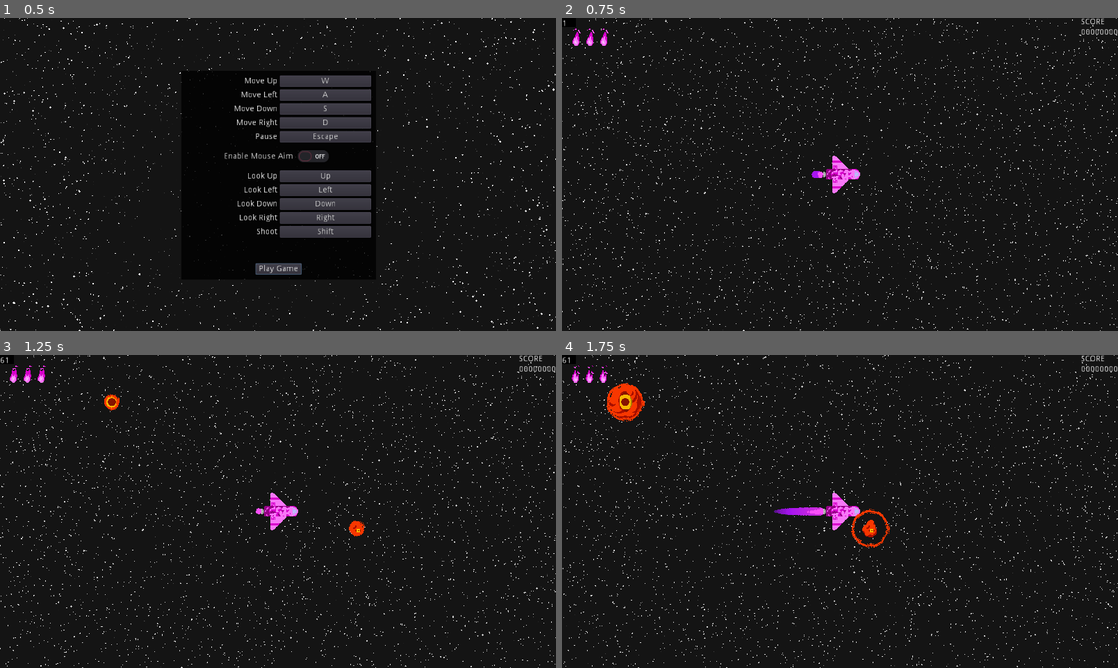
Above: before the commit, frames 1-4 (two rows, left to right).
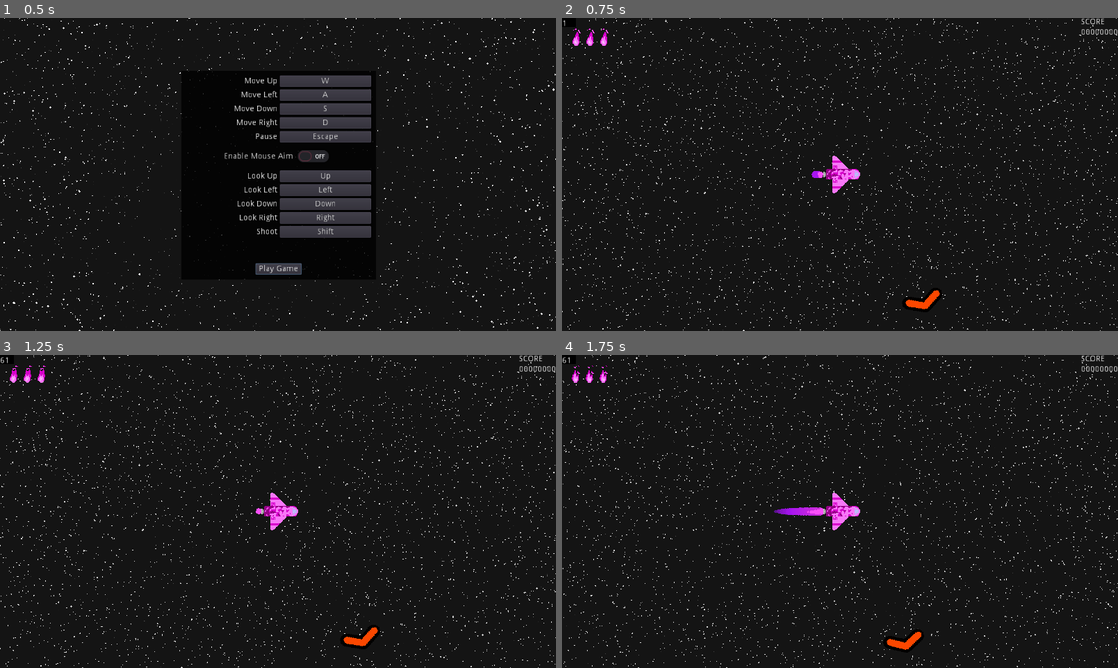
Above: after the commit, the same moments.

Repository: Jellonator/04-Space-Shooter
Game: Godot game, scene res://Gui/StartScreen.tscn
Two runs of this game, one before a commit and one after it. Both use one fixed random seed, a clock stepped at 60 frames per second and the inputs below.
Inputs (mouse positions are in pixels of both pictures, inside the frame that each line leads up to):
- Up to frame 1 (0.5 s): no input
- Up to frame 2 (0.75 s): click "Play Game" at 0.5 s
- Up to frame 3 (1.25 s): no input
- Up to frame 4 (1.75 s): tap Enter at 1.25 s; move the mouse to (962, 495) at 1.27 s; press the mouse at (962, 495) at 1.28 s; hold D (move_right) from 1.28 s (still down)

Frame 1 is identical in both runs. In frame 2, 0.2% of the frame differs, in the area x 61-68%, y 86-94%; in frame 3, 0.4%; in frame 4, 1.0%, in the area x 8-65%, y 8-95%.

Commit message:
Added pause/unpause sounds

Diff:
--- a/Object/Enemy/EnemyBase.gd
+++ b/Object/Enemy/EnemyBase.gd
@@ -15,7 +15,16 @@
 var death_timer := 1.0
 var smat: ShaderMaterial
 var velocity := Vector2(0, 0)
-var paused := false
+var paused := false setget set_paused, get_paused
+
+func get_paused() -> bool:
+	return paused
+
+func set_paused(value: bool):
+	paused = value
+	for c in get_children():
+		if c is CollisionShape or c is CollisionPolygon2D:
+			c.disabled = value
 
 signal killed();
 
@@ -72,8 +81,9 @@
 		velocity = move_and_slide(velocity)
 		for i in range(get_slide_count()):
 			var col := get_slide_collision(i)
-			if col.collider.has_method("do_damage"):
-				col.collider.do_damage(1, col.normal * -300)
+			if not col.collider.is_in_group("enemy"):
+				if col.collider.has_method("do_damage"):
+					col.collider.do_damage(1, col.normal * -300)
 		if velocity.length() > 1e-4:
 			velocity += -drag * velocity * velocity * delta * velocity.normalized()
 		else:
--- a/Object/Enemy/EnemySpawner.gd
+++ b/Object/Enemy/EnemySpawner.gd
@@ -7,6 +7,9 @@
 
 onready var node_sprite := $Sprite
 onready var mat_sprite := node_sprite.material as ShaderMaterial
+
+func is_paused():
+	return false
 
 func _ready():
 	node = scene.instance()
--- a/Object/Enemy/EnemySpawner.tscn
+++ b/Object/Enemy/EnemySpawner.tscn
@@ -10,7 +10,9 @@
 [sub_resource type="ViewportTexture" id=1]
 viewport_path = NodePath("Viewport")
 
-[node name="Spawner" type="Node2D"]
+[node name="Spawner" type="Node2D" groups=[
+"enemy",
+]]
 script = ExtResource( 1 )
 
 [node name="Viewport" type="Viewport" parent="."]
--- a/Object/Enemy/EyeEnemy.gd
+++ b/Object/Enemy/EyeEnemy.gd
@@ -16,7 +16,7 @@
 var shoot_time := 0.0
 
 func _ready():
-	shoot_time = rand_range(0.8, 1.2)
+	shoot_time = rand_range(0.5, 1.0)
 
 func _physics_process(delta):
 	if is_paused():
--- a/Object/Enemy/EyeEnemy.tscn
+++ b/Object/Enemy/EyeEnemy.tscn
@@ -19,6 +19,7 @@
 "enemy",
 ]]
 collision_layer = 4
+collision_mask = 5
 script = ExtResource( 2 )
 sprites = [ NodePath("Base"), NodePath("Base/Socket"), NodePath("Base/Socket/Eye") ]
 
--- a/Object/Enemy/SmallBoys/SmallBoy.tscn
+++ b/Object/Enemy/SmallBoys/SmallBoy.tscn
@@ -5,6 +5,7 @@
 
 [node name="SmallBoy" type="KinematicBody2D"]
 collision_layer = 4
+collision_mask = 5
 script = ExtResource( 2 )
 max_health = 4
 sprites = [ NodePath("Sprite") ]
--- a/Object/Player/Player.tscn
+++ b/Object/Player/Player.tscn
@@ -1,9 +1,14 @@
-[gd_scene load_steps=13 format=2]
+[gd_scene load_steps=19 format=2]
 
 [ext_resource path="res://Object/Player/Player.gd" type="Script" id=1]
 [ext_resource path="res://Object/Player/PurpleFlame.png" type="Texture" id=2]
 [ext_resource path="res://Object/Player/bigsmoke.png" type="Texture" id=3]
 [ext_resource path="res://Object/Player/lilsmoke.png" type="Texture" id=4]
+[ext_resource path="res://World/EnemyLocator.gd" type="Script" id=5]
+[ext_resource path="res://World/Pause.gd" type="Script" id=6]
+[ext_resource path="res://Gui/GameConfig.tscn" type="PackedScene" id=7]
+[ext_resource path="res://Sounds/sfx_sounds_pause2_in.wav" type="AudioStream" id=8]
+[ext_resource path="res://Sounds/sfx_sounds_pause2_out.wav" type="AudioStream" id=9]
 
 [sub_resource type="Gradient" id=1]
 offsets = PoolRealArray( 0, 0.344512, 0.734756, 1 )
@@ -60,6 +65,13 @@
 scale_curve = SubResource( 4 )
 color_ramp = SubResource( 7 )
 
+[sub_resource type="StyleBoxFlat" id=9]
+content_margin_left = 8.0
+content_margin_right = 8.0
+content_margin_top = 8.0
+content_margin_bottom = 8.0
+bg_color = Color( 0.0705882, 0.0705882, 0.0705882, 0.929412 )
+
 [node name="Player" type="KinematicBody2D" groups=[
 "player",
 "score",
@@ -140,3 +152,62 @@
 __meta__ = {
 "_edit_use_anchors_": false
 }
+
+[node name="Pause" type="Control" parent="Gui"]
+pause_mode = 2
+visible = false
+anchor_right = 1.0
+anchor_bottom = 1.0
+script = ExtResource( 6 )
+__meta__ = {
+"_edit_use_anchors_": false
+}
+
+[node name="Margin" type="CenterContainer" parent="Gui/Pause"]
+anchor_right = 1.0
+anchor_bottom = 1.0
+__meta__ = {
+"_edit_use_anchors_": false
+}
+
+[node name="Panel" type="PanelContainer" parent="Gui/Pause/Margin"]
+margin_left = 320.0
+margin_top = 110.0
+margin_right = 640.0
+margin_bottom = 430.0
+rect_min_size = Vector2( 320, 320 )
+custom_styles/panel = SubResource( 9 )
+
+[node name="VBox" type="VBoxContainer" parent="Gui/Pause/Margin/Panel"]
+margin_left = 8.0
+margin_top = 8.0
+margin_right = 312.0
+margin_bottom = 312.0
+
+[node name="GameConfig" parent="Gui/Pause/Margin/Panel/VBox" instance=ExtResource( 7 )]
+margin_right = 304.0
+margin_bottom = 280.0
+size_flags_vertical = 3
+
+[node name="Center" type="CenterContainer" parent="Gui/Pause/Margin/Panel/VBox"]
+margin_top = 284.0
+margin_right = 304.0
+margin_bottom = 304.0
+
+[node name="Unpause" type="Button" parent="Gui/Pause/Margin/Panel/VBox/Center"]
+margin_left = 118.0
+margin_right = 186.0
+margin_bottom = 20.0
+text = "Unpause"
+
+[node name="SndPause" type="AudioStreamPlayer" parent="Gui/Pause"]
+stream = ExtResource( 8 )
+bus = "Sound"
+
+[node name="SndUnpause" type="AudioStreamPlayer" parent="Gui/Pause"]
+stream = ExtResource( 9 )
+bus = "Sound"
+
+[node name="EnemyLocator" type="Node2D" parent="Gui"]
+script = ExtResource( 5 )
+[connection signal="pressed" from="Gui/Pause/Margin/Panel/VBox/Center/Unpause" to="Gui/Pause" method="_on_Unpause_pressed"]
--- a/World/EnemyLocator.gd
+++ b/World/EnemyLocator.gd
@@ -12,6 +12,8 @@
 	var center := camera.get_camera_screen_center()
 	for enemy_ in get_tree().get_nodes_in_group("enemy"):
 		var enemy := enemy_ as Node2D
+		if enemy.is_paused():
+			continue
 		var epos := enemy.global_position
 		epos -= center
 		epos.x /= 960/540.0
--- /dev/null
+++ b/World/Game.gd
@@ -0,0 +1,18 @@
+extends Node2D
+
+const enemy_eye := preload("res://Object/Enemy/EyeEnemy.tscn")
+const enemy_boycircle := preload("res://Object/Enemy/SmallBoys/SmallboyCircle.tscn")
+const scene_spawner := preload("res://Object/Enemy/EnemySpawner.tscn")
+
+func spawn_enemy(scene: PackedScene, pos: Vector2):
+	var spawner := scene_spawner.instance()
+	spawner.scene = scene
+	spawner.position = pos
+	add_child(spawner)
+
+func spawn_wave():
+	pass
+
+func _physics_process(delta):
+	if get_tree().get_nodes_in_group("enemy").size() == 0:
+		spawn_enemy(enemy_eye, Vector2(rand_range(-800, 800), rand_range(-800, 800)))
--- a/World/Game.tscn
+++ b/World/Game.tscn
@@ -1,23 +1,12 @@
-[gd_scene load_steps=11 format=2]
+[gd_scene load_steps=5 format=2]
 
 [ext_resource path="res://Object/Player/Player.tscn" type="PackedScene" id=1]
 [ext_resource path="res://Util/BulletRenderer.tscn" type="PackedScene" id=2]
 [ext_resource path="res://Util/StarRenderer.tscn" type="PackedScene" id=3]
-[ext_resource path="res://Object/Enemy/EyeEnemy.tscn" type="PackedScene" id=4]
-[ext_resource path="res://Gui/GameConfig.tscn" type="PackedScene" id=5]
-[ext_resource path="res://World/Pause.gd" type="Script" id=6]
-[ext_resource path="res://World/EnemyLocator.gd" type="Script" id=7]
-[ext_resource path="res://Object/Enemy/SmallBoys/SmallboyCircle.tscn" type="PackedScene" id=8]
-[ext_resource path="res://Object/Enemy/EnemySpawner.tscn" type="PackedScene" id=9]
-
-[sub_resource type="StyleBoxFlat" id=1]
-content_margin_left = 8.0
-content_margin_right = 8.0
-content_margin_top = 8.0
-content_margin_bottom = 8.0
-bg_color = Color( 0.0705882, 0.0705882, 0.0705882, 0.929412 )
+[ext_resource path="res://World/Game.gd" type="Script" id=4]
 
 [node name="Game" type="Node2D"]
+script = ExtResource( 4 )
 
 [node name="Player" parent="." instance=ExtResource( 1 )]
 position = Vector2( 286.999, 188.815 )
@@ -25,66 +14,3 @@
 [node name="BulletRenderer" parent="." instance=ExtResource( 2 )]
 
 [node name="StarRenderer" parent="." instance=ExtResource( 3 )]
-
-[node name="CanvasLayer" type="CanvasLayer" parent="."]
-pause_mode = 2
-
-[node name="Pause" type="Control" parent="CanvasLayer"]
-pause_mode = 2
-visible = false
-anchor_right = 1.0
-anchor_bottom = 1.0
-script = ExtResource( 6 )
-__meta__ = {
-"_edit_use_anchors_": false
-}
-
-[node name="Margin" type="CenterContainer" parent="CanvasLayer/Pause"]
-anchor_right = 1.0
-anchor_bottom = 1.0
-__meta__ = {
-"_edit_use_anchors_": false
-}
-
-[node name="Panel" type="PanelContainer" parent="CanvasLayer/Pause/Margin"]
-margin_left = 320.0
-margin_top = 110.0
-margin_right = 640.0
-margin_bottom = 430.0
-rect_min_size = Vector2( 320, 320 )
-custom_styles/panel = SubResource( 1 )
-
-[node name="VBox" type="VBoxContainer" parent="CanvasLayer/Pause/Margin/Panel"]
-margin_left = 8.0
-margin_top = 8.0
-margin_right = 312.0
-margin_bottom = 312.0
-
-[node name="GameConfig" parent="CanvasLayer/Pause/Margin/Panel/VBox" instance=ExtResource( 5 )]
-anchor_right = 0.0
-anchor_bottom = 0.0
-margin_right = 304.0
-margin_bottom = 280.0
-size_flags_vertical = 3
-
-[node name="Center" type="CenterContainer" parent="CanvasLayer/Pause/Margin/Panel/VBox"]
-margin_top = 284.0
-margin_right = 304.0
-margin_bottom = 304.0
-
-[node name="Unpause" type="Button" parent="CanvasLayer/Pause/Margin/Panel/VBox/Center"]
-margin_left = 118.0
-margin_right = 186.0
-margin_bottom = 20.0
-text = "Unpause"
-
-[node name="EnemyLocator" type="Node2D" parent="CanvasLayer"]
-script = ExtResource( 7 )
-
-[node name="Spawner" parent="." instance=ExtResource( 9 )]
-scene = ExtResource( 4 )
-
-[node name="Spawner2" parent="." instance=ExtResource( 9 )]
-position = Vector2( 423.159, 217.895 )
-scene = ExtResource( 8 )
-[connection signal="pressed" from="CanvasLayer/Pause/Margin/Panel/VBox/Center/Unpause" to="CanvasLayer/Pause" method="_on_Unpause_pressed"]
--- a/World/Pause.gd
+++ b/World/Pause.gd
@@ -3,6 +3,8 @@
 onready var node_unpause = $Margin/Panel/VBox/Center/Unpause
 
 func _ready():
+	print(linear2db(0.0))
+	print(db2linear(-6))
 	hide()
 
 func _input(event):
@@ -11,9 +13,12 @@
 		if get_tree().paused:
 			show()
 			node_unpause.grab_focus()
+			$SndPause.play()
 		else:
 			hide()
+			$SndUnpause.play()
 
 func _on_Unpause_pressed():
 	get_tree().paused = false
 	hide()
+	$SndUnpause.play()
--- a/default_bus_layout.tres
+++ b/default_bus_layout.tres
@@ -1,15 +1,16 @@
 [gd_resource type="AudioBusLayout" format=2]
 
 [resource]
+bus/0/volume_db = -5.625
 bus/1/name = "Sound"
 bus/1/solo = false
 bus/1/mute = false
 bus/1/bypass_fx = false
-bus/1/volume_db = 0.0
+bus/1/volume_db = -5.93425
 bus/1/send = "Master"
 bus/2/name = "Music"
 bus/2/solo = false
 bus/2/mute = false
 bus/2/bypass_fx = false
-bus/2/volume_db = 0.0
+bus/2/volume_db = -6.24739
 bus/2/send = "Master"
Not shown, added: Sounds/sfx_sounds_pause2_in.wav.import
Not shown, added: Sounds/sfx_sounds_pause2_out.wav.import
Not shown, added: Sounds/sfx_sounds_pause2_in.wav
Not shown, added: Sounds/sfx_sounds_pause2_out.wav
